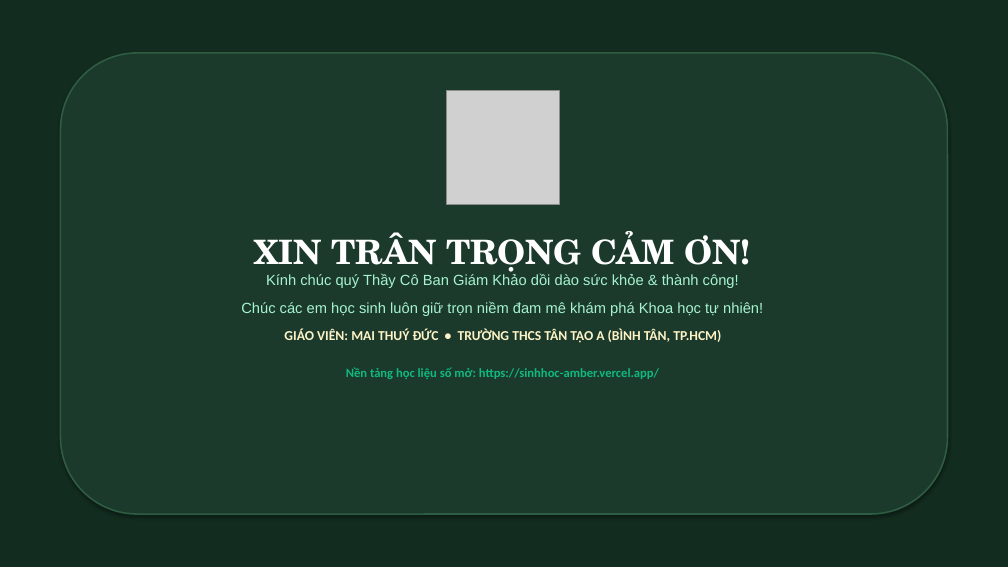
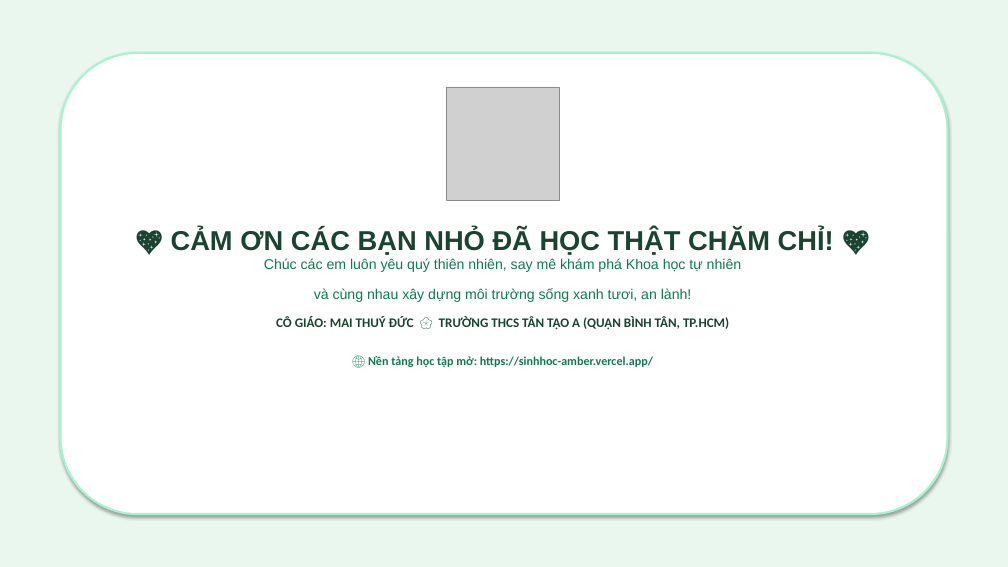
Before and after one commit to quangthien18041996-stack/SINHHOC, a slide deck: slide 17 of KHTN7_Bai23_QuangHop_MaiThuyDuc.pptx. Drawn at 1008x567 pixels with LibreOffice and Linux fonts; fonts in the diff are those of the drawing; grey boxes stand for pictures. Boxes give left, top, right and bottom in pixels: in the first picture for what was removed or moved away, otherwise in the second. Text is boxed around its words. In the diff, an @@ line names an element or a change of style, - is before the commit and + after.

Commit message:
style: thiet ke lai toan bo 17 slide PPT theo phong cach pastel de thuong nhe nhang phu hop hoc sinh lop 7

```diff
--- a/KHTN7_Bai23_QuangHop_MaiThuyDuc.pptx
+++ b/KHTN7_Bai23_QuangHop_MaiThuyDuc.pptx
@@ background #132C20 to #EAF7EF @@
@@ rounded rectangle at (60,53,948,514): fill #1B3A2B to #FFFFFF; outline #2E5D42 1.5 pt to #A7F3D0 2 pt @@
@@ picture: place and size @@
-picture at (446,91,560,204)
+picture at (446,87,560,200)
@@ text at (171,229,834,367): text changed; size 14 to 13.5 pt; text colour #A7F3D0 to #107A50 @@
-XIN TRÂN TRỌNG CẢM ƠN!
-Kính chúc quý Thầy Cô Ban Giám Khảo dồi dào sức khỏe & thành công!
-Chúc các em học sinh luôn giữ trọn niềm đam mê khám phá Khoa học tự nhiên!
-GIÁO VIÊN: MAI THUÝ ĐỨC • TRƯỜNG THCS TÂN TẠO A (BÌNH TÂN, TP.HCM)
-Nền tảng học liệu số mở: https://sinhhoc-amber.vercel.app/
+💖 CẢM ƠN CÁC BẠN NHỎ ĐÃ HỌC THẬT CHĂM CHỈ! 💖
+Chúc các em luôn yêu quý thiên nhiên, say mê khám phá Khoa học tự nhiên
+và cùng nhau xây dựng môi trường sống xanh tươi, an lành!
+CÔ GIÁO: MAI THUÝ ĐỨC 🌸 TRƯỜNG THCS TÂN TẠO A (QUẬN BÌNH TÂN, TP.HCM)
+🌐 Nền tảng học tập mở: https://sinhhoc-amber.vercel.app/
```
Also in this commit, not shown: 16 other slides changed, 1 other file.
